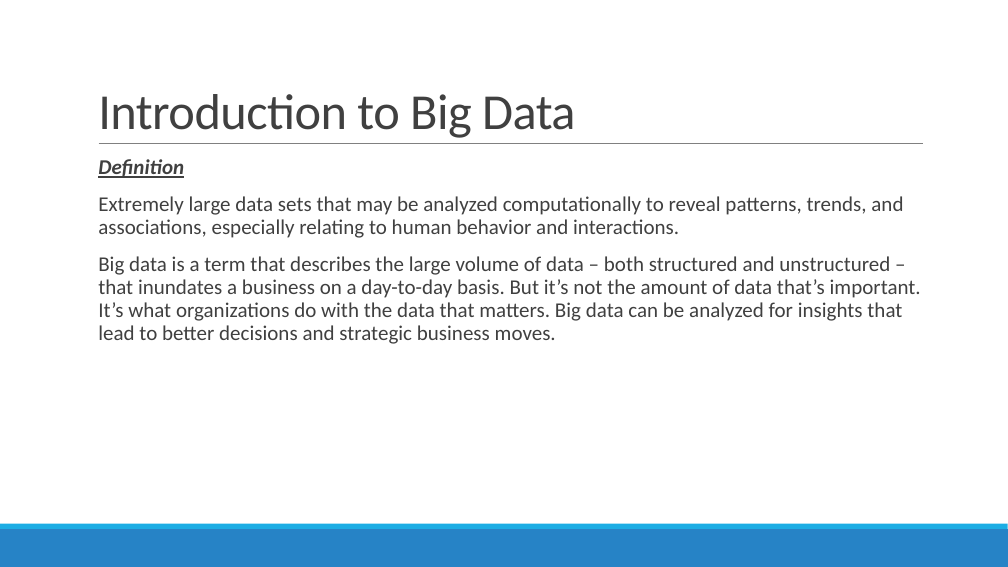
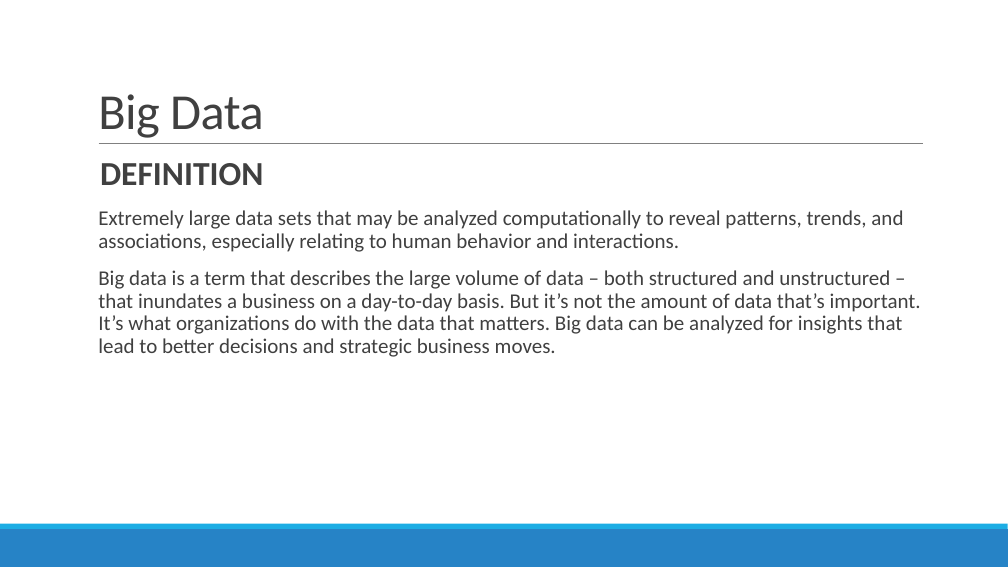
Before and after one commit to DistributedSystems-Fall2018-NEDUET/project-dist_sys, a slide deck: slide 7 of Project Interim Submission/Generic DS Framework.pptx (slide 6 before the commit). Drawn at 1008x567 pixels with LibreOffice and Linux fonts; fonts in the diff are those of the drawing. Boxes give left, top, right and bottom in pixels: in the first picture for what was removed or moved away, otherwise in the second. Text is boxed around its words. In the diff, an @@ line names an element or a change of style, - is before the commit and + after.

```diff
--- a/Project Interim Submission/Generic DS Framework.pptx
+++ b/Project Interim Submission/Generic DS Framework.pptx
@@ title at (98,94,263,138): text changed @@
-Introduction to Big Data
+Big Data
@@ text at (100,163,263,185): text changed; size 20 to 32 pt; italic off @@
-  Definition
+  DEFINITION
```
Also in this commit, not shown: 2 other slides changed, 4 slides added.
